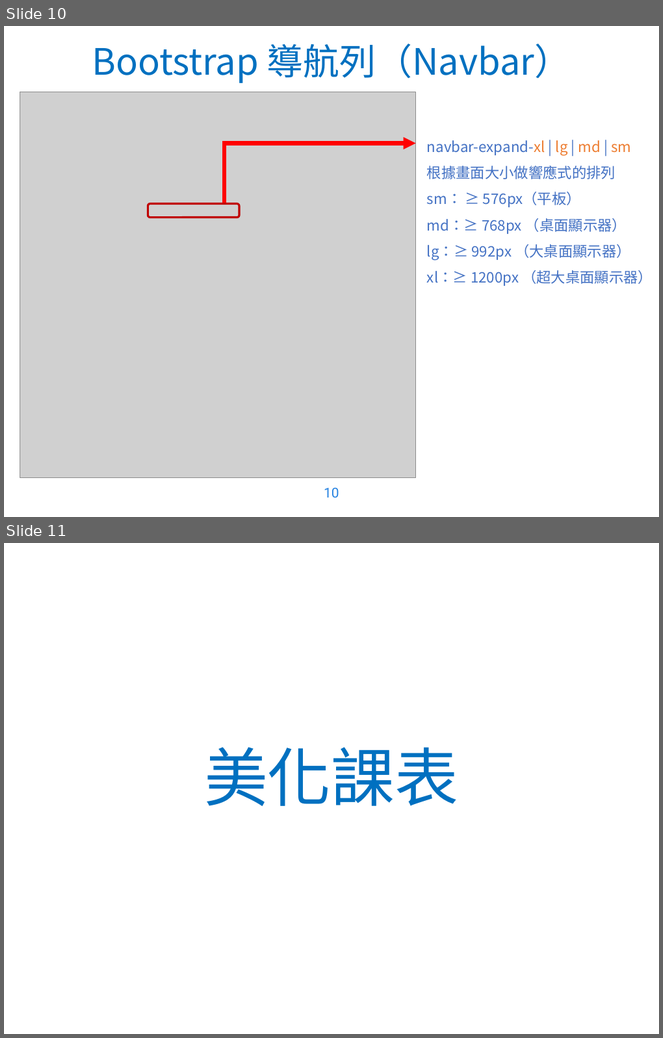
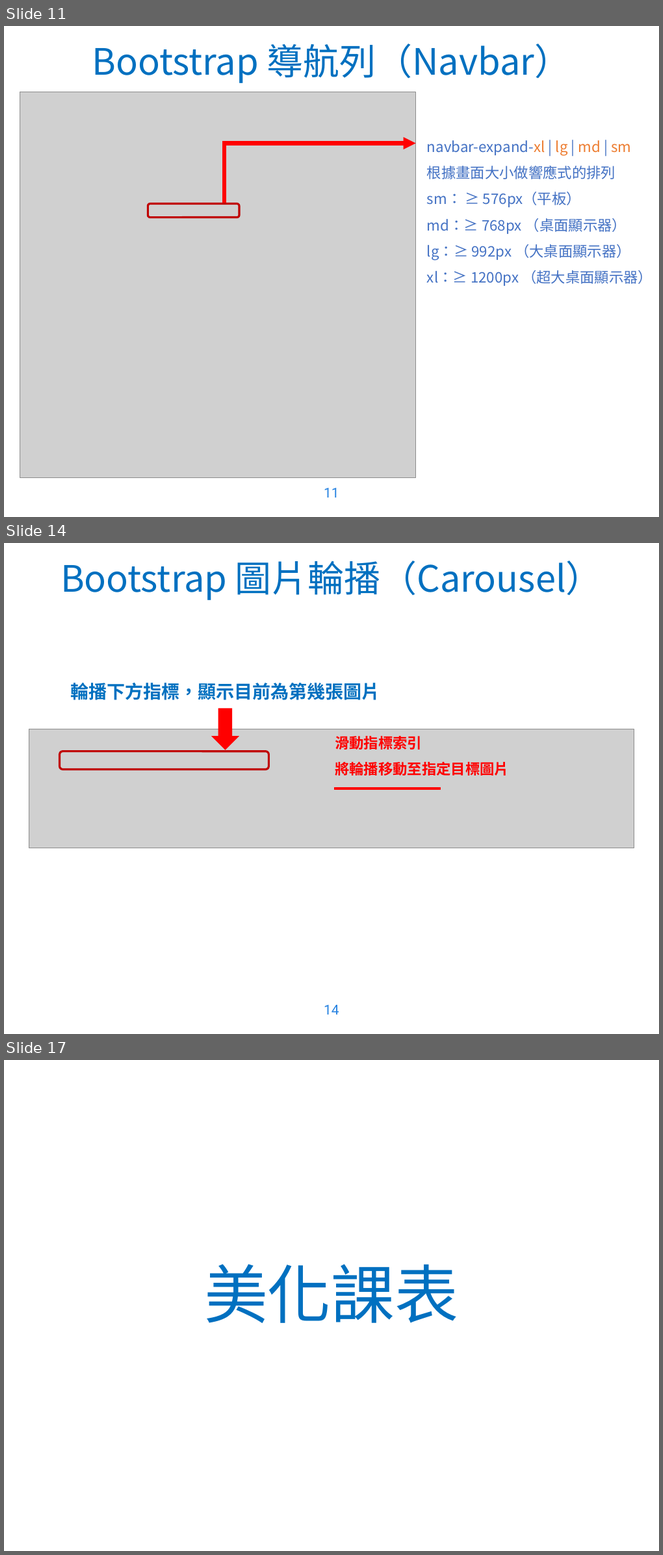
Before and after one commit to WaRTanKE7/WebClubData, a slide deck: 教學簡報/Bootstrap 4.pptx. Shown one above the other, each under a label of ours: slides 10 and 11 before the commit, slides 11, 14 and 17 after it; the slides between them are not shown. The pictures are 663x1038 and 663x1555 pixels, drawn with LibreOffice and Linux fonts; fonts in the diff are those of the drawing; grey boxes stand for pictures; background and template pictures are left out. Boxes give left, top, right and bottom in pixels: in the first picture for what was removed or moved away, otherwise in the second. Text is boxed around its words. In the diff, an @@ line names an element or a change of style, - is before the commit and + after.

```diff
--- a/教學簡報/Bootstrap 4.pptx
+++ b/教學簡報/Bootstrap 4.pptx
@@ slide 14 added at [4,543,659,1034], background picture (left out) @@
@@ text added at [61,561,603,600], 40 pt, text #0070C0 @@
+Bootstrap 圖片輪播（Carousel）
@@ text added at [70,683,380,700], 20 pt, text #0070C0, bold @@
+輪播下方指標，顯示目前為第幾張圖片
@@ right arrow added at [211,709,239,750], fill #FF0000 @@
@@ picture added at [29,729,634,849] @@
@@ text added at [335,736,509,776], 16 pt, text #FF0000, bold @@
+滑動指標索引
+將輪播移動至指定目標圖片
@@ rounded rectangle added at [60,752,269,770], outline #C00000 2.25 pt @@
@@ math minus added at [315,783,460,795], fill #FF0000 @@
@@ page number added at [324,1005,339,1015], 15 pt, text #2582E1 @@
+14
@@ what was slide 10 is now slide 11 @@
@@ page number at [324,488,339,498]: text changed @@
-10
+11
@@ what was slide 11 is now slide 17 @@
```
Also in this commit, not shown: 2 slides changed, 5 other slides added, 5 other files.
